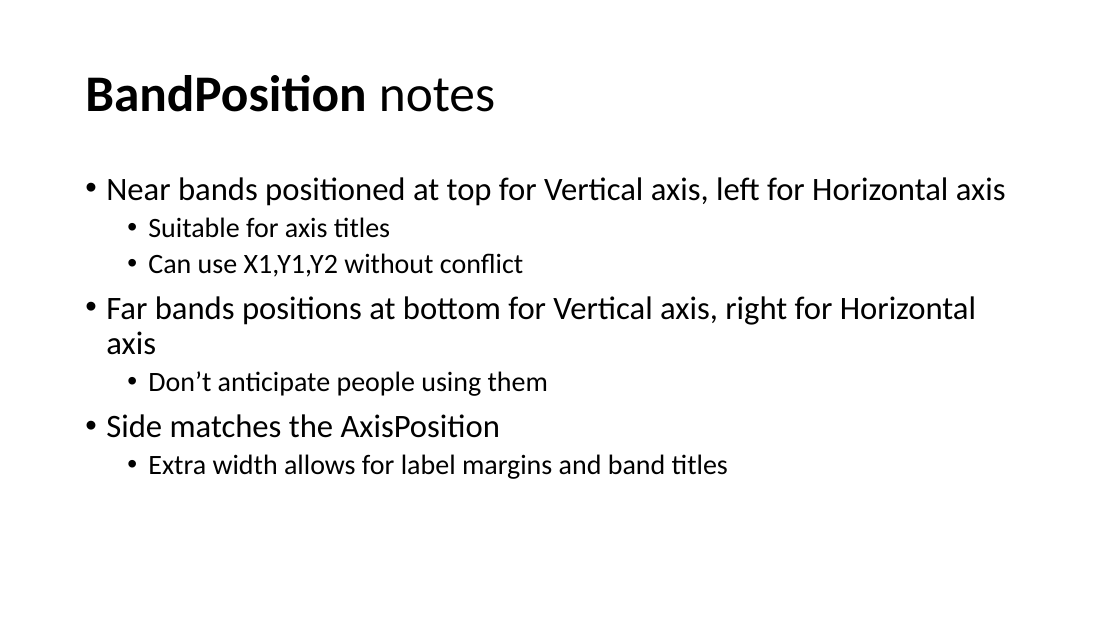
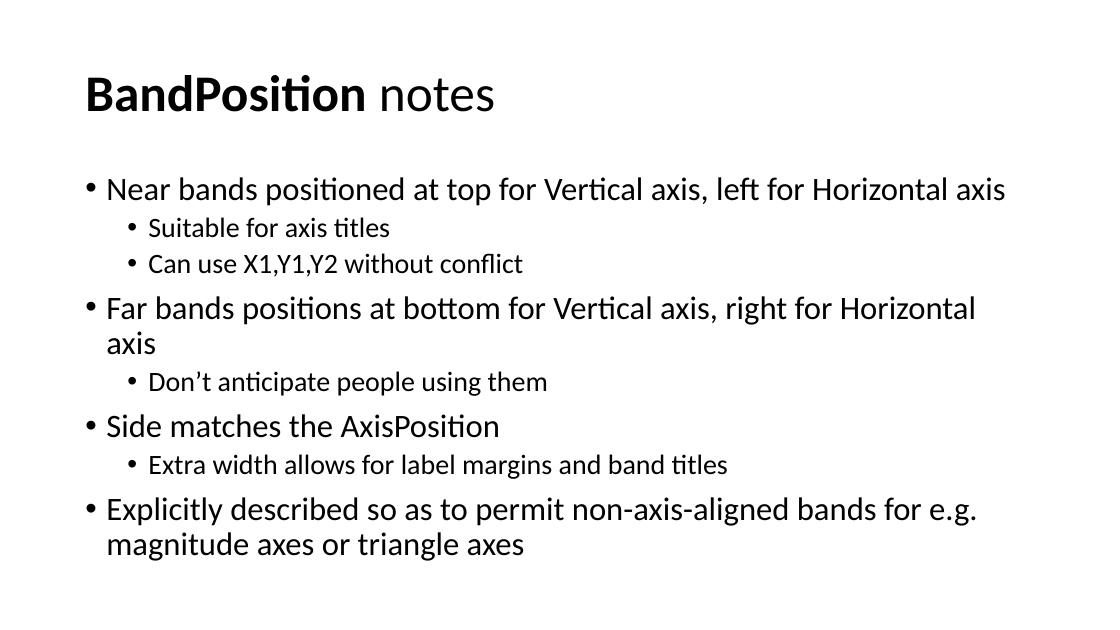
Before and after one commit to VisualMelon/oxyplot, a slide deck: slide 17 of Source/OxyPlot/Axes/ComposableAxis/Composable Axis.pptx (slide 13 before the commit). Drawn at 1120x630 pixels with LibreOffice and Linux fonts; fonts in the diff are those of the drawing. Boxes give left, top, right and bottom in pixels: in the first picture for what was removed or moved away, otherwise in the second. Text is boxed around its words. In the diff, an @@ line names an element or a change of style, - is before the commit and + after.

```diff
--- a/Source/OxyPlot/Axes/ComposableAxis/Composable Axis.pptx
+++ b/Source/OxyPlot/Axes/ComposableAxis/Composable Axis.pptx
@@ text at box(106, 497, 977, 561): paragraph added @@
+• Explicitly described so as to permit non-axis-aligned bands for e.g. magnitude axes or triangle axes
```
Also in this commit, not shown: 6 other slides changed, 8 slides added.
